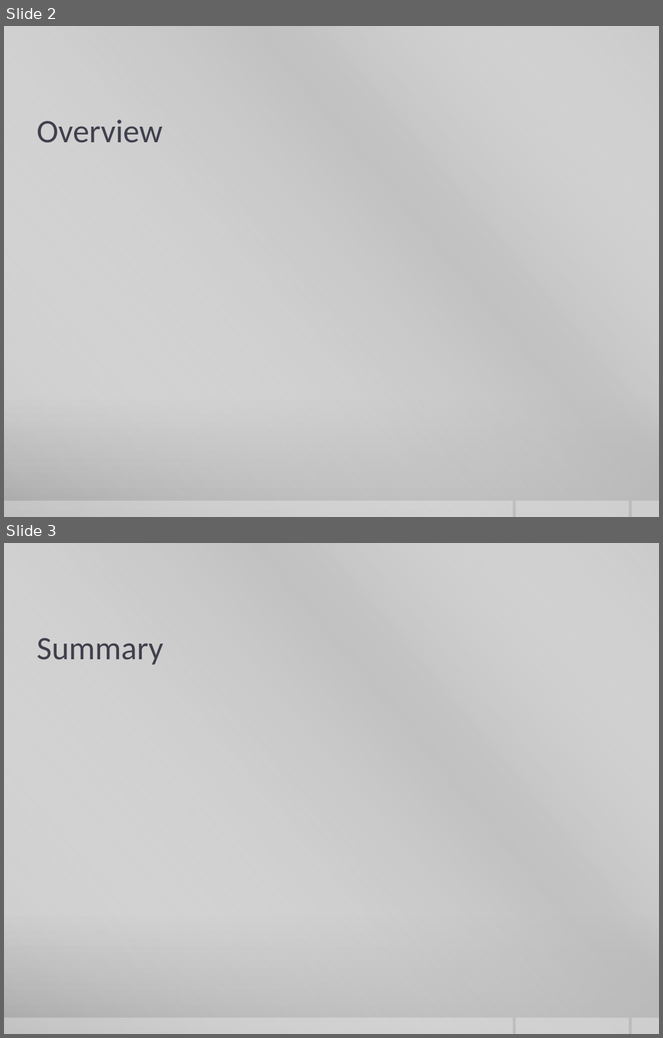
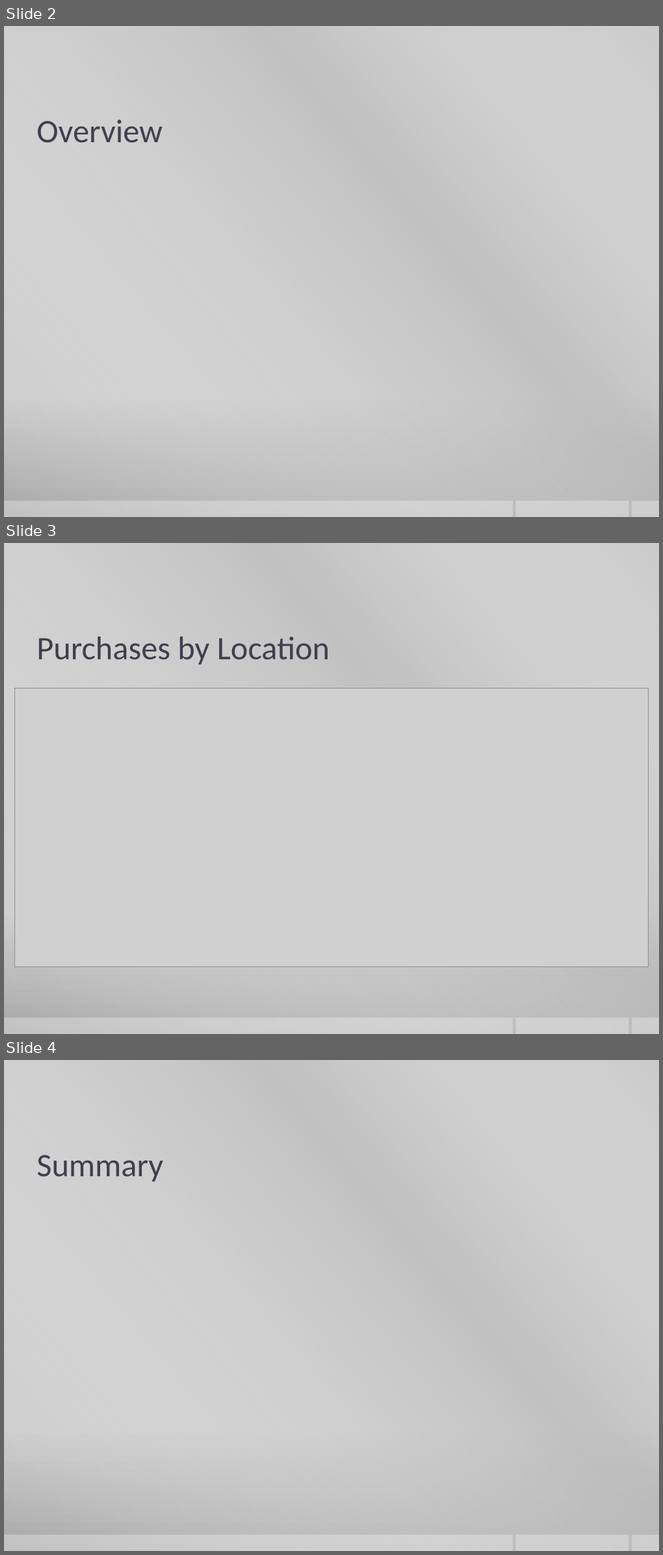
Before and after one commit to curtiskelsey/CS8370Group, a slide deck: Advertising Positioning.pptx. Shown one above the other, each under a label of ours: slides 2 and 3 before the commit, slides 2, 3 and 4 after it. The pictures are 663x1038 and 663x1555 pixels, drawn with LibreOffice and Linux fonts; fonts in the diff are those of the drawing; grey boxes stand for pictures; background and template pictures are left out. Boxes give left, top, right and bottom in pixels: in the first picture for what was removed or moved away, otherwise in the second. Text is boxed around its words. In the diff, an @@ line names an element or a change of style, - is before the commit and + after.

Commit message:
Added a couple of displays with index page
I put in the php files to create the purchases by age and location along
with a bar chart display. If you open in index page it will have a link
to each of the displays.

```diff
--- a/Advertising Positioning.pptx
+++ b/Advertising Positioning.pptx
@@ slide 3 added at bbox=[4, 543, 659, 1034], background gradient #CBCBCB to #C8C8C8 to #A7A7A7; not listed: 4 template elements that a slide beside it also shows @@
@@ title added at bbox=[36, 637, 330, 665], 36 pt, text #3F3F4D @@
+Purchases by Location
@@ picture added at bbox=[15, 688, 649, 967] @@
@@ what was slide 3 is now slide 4 @@
```
Also in this commit, not shown: 10 other files.
